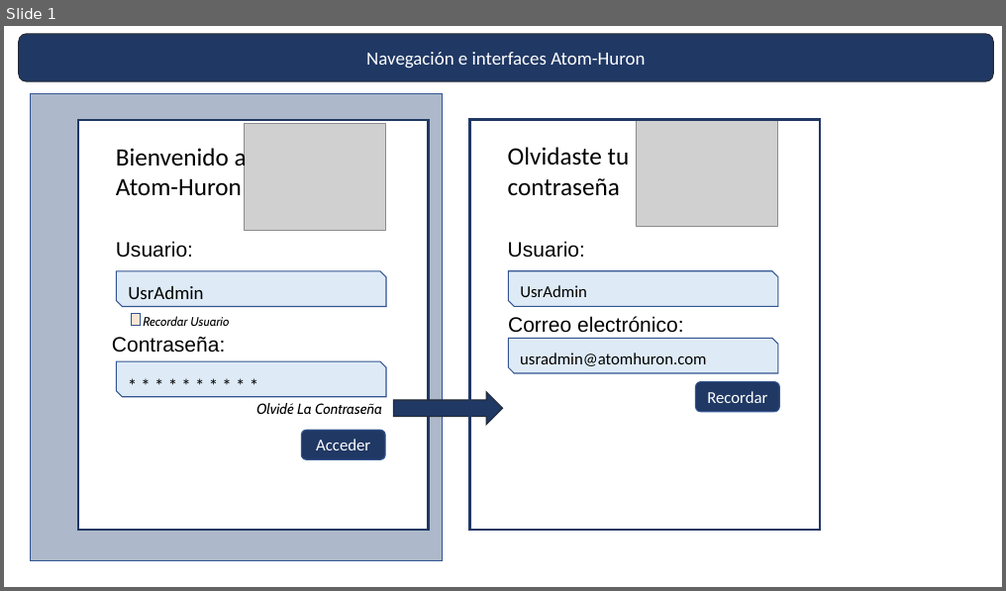
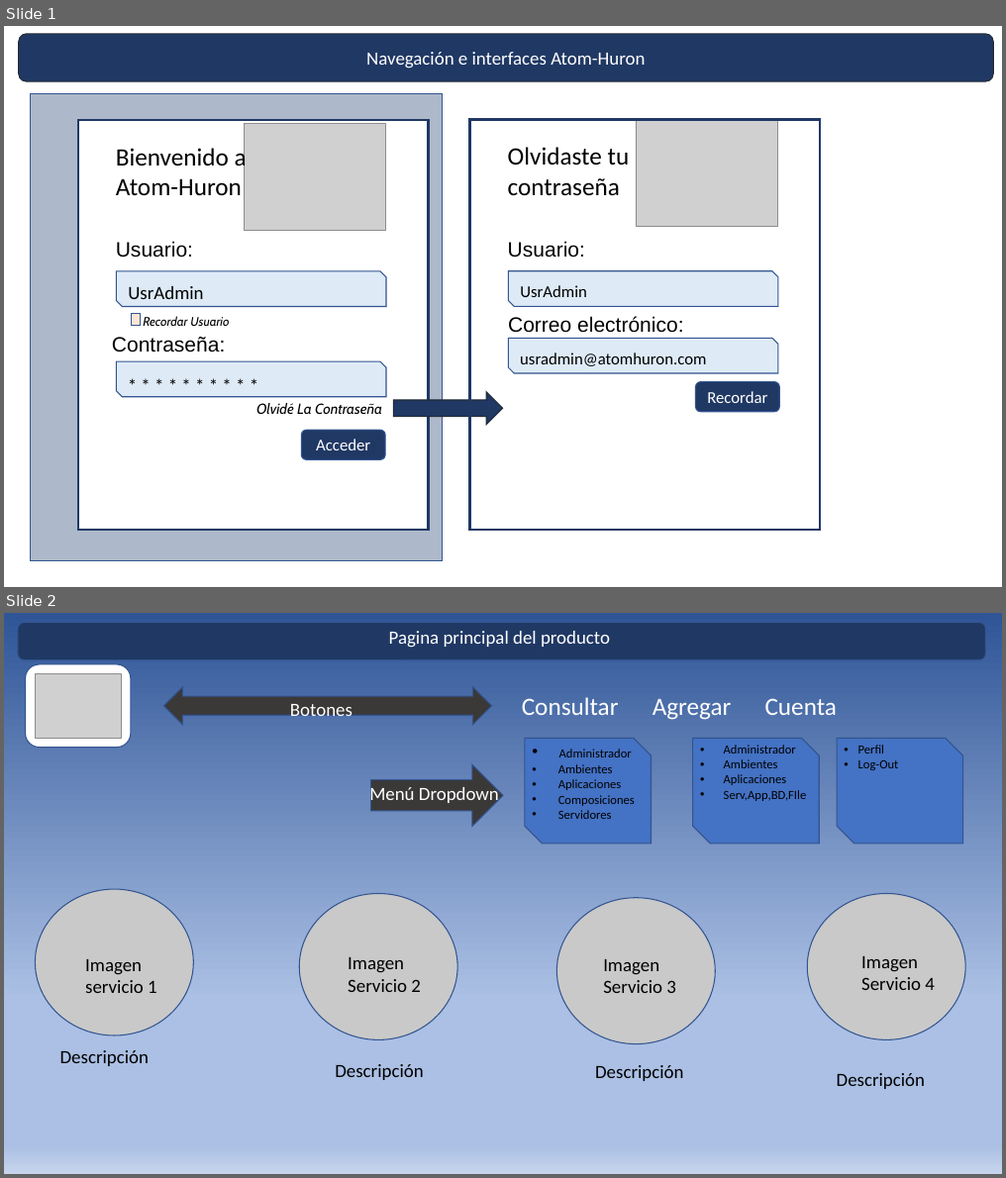
Before and after one commit to FerneyToledo/CMDB-Proyecto-Ciclo3, a slide deck: Documentación/Sprint 1/Navegación entre interfases e Interfases gráficas de usuario.pptx. Shown one above the other, each under a label of ours: slide 1 before the commit, slides 1 and 2 after it. The pictures are 1006x591 and 1006x1178 pixels, drawn with LibreOffice and Linux fonts; fonts in the diff are those of the drawing; grey boxes stand for pictures. Boxes give left, top, right and bottom in pixels: in the first picture for what was removed or moved away, otherwise in the second. Text is boxed around its words. In the diff, an @@ line names an element or a change of style, - is before the commit and + after.

```diff
--- a/Documentación/Sprint 1/Navegación entre interfases e Interfases gráficas de usuario.pptx
+++ b/Documentación/Sprint 1/Navegación entre interfases e Interfases gráficas de usuario.pptx
@@ slide 2 added at [4,613,1002,1174], background gradient #2F5597 to #ABC0E4 to #C7D5ED @@
@@ rounded rectangle added at [18,622,985,660], fill #203864, outline #325491 1 pt @@
@@ text added at [389,631,610,648], 18 pt, text #FFFFFF @@
+Pagina principal del producto
@@ rounded rectangle added at [26,664,132,748], fill #FFFFFF, outline #325491 1 pt @@
@@ picture added at [36,673,122,738] @@
@@ left right arrow added at [163,687,491,725], fill #3B3838, outline #325491 1 pt @@
@@ text added at [290,700,352,721], 18 pt, text #FFFFFF @@
+Botones
@@ text added at [522,697,837,720], 24 pt, text #FFFFFF @@
+Consultar Agregar Cuenta
@@ snip diag rect added at [525,738,651,844], fill #4472C4, outline #325491 1 pt @@
@@ text added at [558,749,635,819], 12 pt, text #000000 @@
+• Administrador
+• Ambientes
+• Aplicaciones
+• Composiciones
+• Servidores
@@ snip diag rect added at [693,738,819,844], fill #4472C4, outline #325491 1 pt @@
@@ text added at [724,745,807,801], 12 pt, text #000000 @@
+• Administrador
+• Ambientes
+• Aplicaciones
+• Serv,App,BD,FIle
@@ snip diag rect added at [837,738,963,844], fill #4472C4, outline #325491 1 pt @@
@@ text added at [858,745,899,770], 12 pt, text #000000 @@
+• Perfil
+• Log-Out
@@ text added at [369,785,499,806], 18 pt, text #FFFFFF @@
+Menú Dropdown
@@ right arrow added at [371,765,503,827], fill #3B3838, outline #325491 1 pt @@
@@ ellipse added at [36,889,194,1036], fill #C9C9C9, outline #325491 1 pt @@
@@ ellipse added at [299,894,457,1041], fill #C9C9C9, outline #325491 1 pt @@
@@ ellipse added at [557,898,716,1045], fill #C9C9C9, outline #325491 1 pt @@
@@ ellipse added at [807,894,966,1041], fill #C9C9C9, outline #325491 1 pt @@
@@ text added at [85,959,157,993], 18 pt, text #000000 @@
+Imagen servicio 1
@@ text added at [348,958,421,992], 18 pt, text #000000 @@
+Imagen
+Servicio 2
@@ text added at [603,959,676,993], 18 pt, text #000000 @@
+Imagen
+Servicio 3
@@ text added at [861,957,935,990], 18 pt, text #000000 @@
+Imagen
+Servicio 4
@@ text added at [60,1051,149,1066], 18 pt, text #000000 @@
+Descripción
@@ text added at [335,1064,423,1080], 18 pt, text #000000 @@
+Descripción
@@ text added at [595,1065,683,1081], 18 pt, text #000000 @@
+Descripción
@@ text added at [837,1073,925,1089], 18 pt, text #000000 @@
+Descripción
```
Also in this commit, not shown: 2 other slides added, 1 slide removed.
